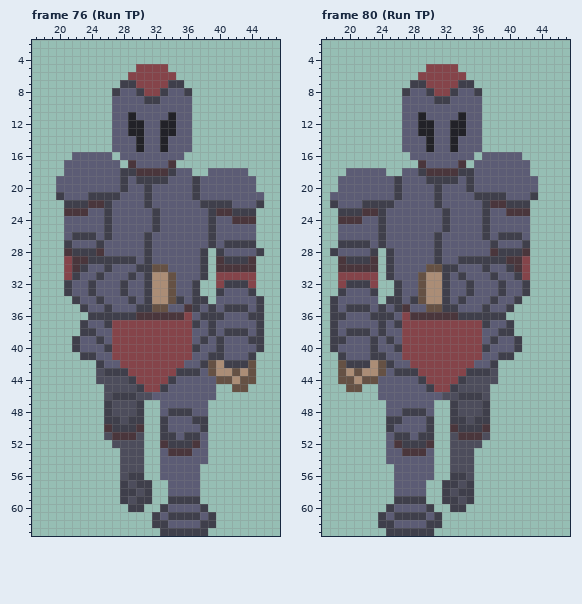
Two states of a pixel-art file, Aseprite/MainCharacter.aseprite. Above: the version before the commit.
64x64 pixels, 82 frames. Shown: frame 76 (Run TP): x 17..47, y 2..63; frame 80 (Run TP): x 17..47, y 2..63. The commit also changed other frames, which this record leaves out.
Now the later version:
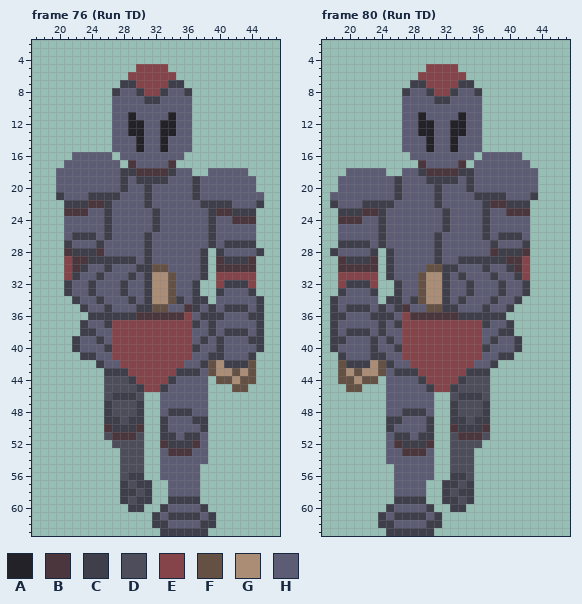
Palette (. is transparent): A #222228  B #4a363c  C #3f3f4b  D #4d4d5c  E #85444a  F #655144  G #ab8d76  H #5c5c75
Diff:
Changed rows in their new state; - is an unchanged pixel.
Frame 76 (Run TD), layers "Brazo Der", "Pierna D", "Pierna IZq":
first column x 20:
18 H
first column x 25:
43 .--------------
44 .-------------.
45 --------------.
46 ------..------.
Frame 80 (Run TD), layers "Brazo Der", "Pierna D", "Pierna IZq":
first column x 43:
18 H
first column x 24:
43 --------------.
44 .-------------.
45 .--------------
46 .------..------
Changed places in both pictures, as pixel boxes (x1, y1, x2, y2):
added: (56, 168, 64, 176)
erased: (96, 368, 104, 384)
erased: (208, 376, 216, 400)
erased: (144, 392, 160, 400)
added: (530, 168, 538, 176)
erased: (490, 368, 498, 384)
erased: (378, 376, 386, 400)
erased: (434, 392, 450, 400)
